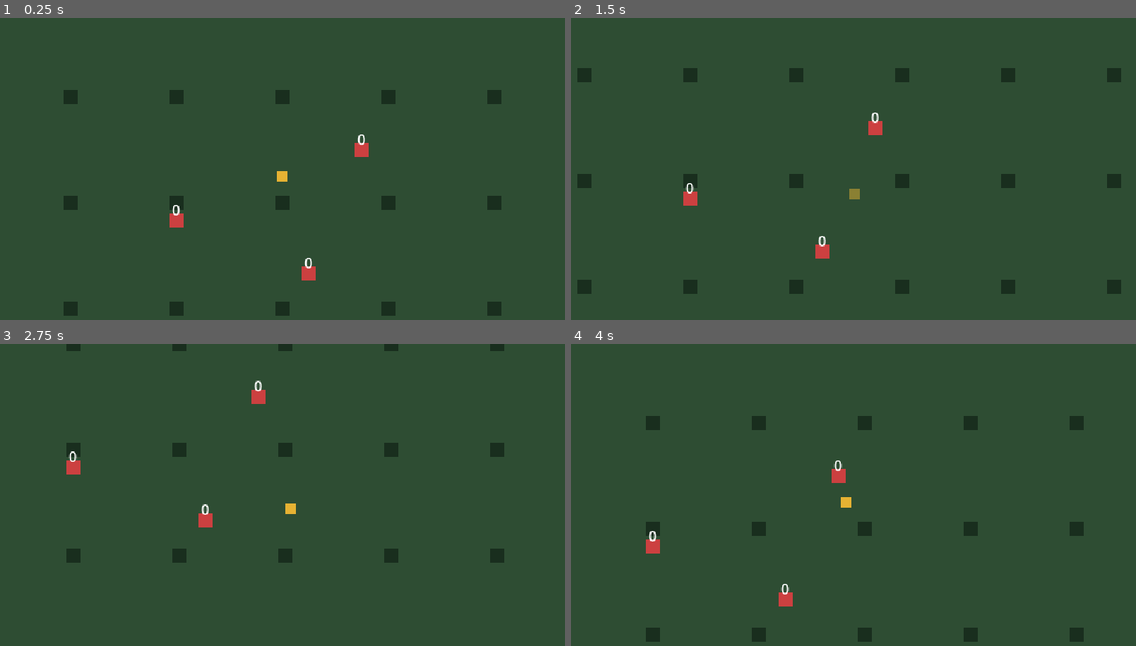
Above: before the commit, frames 1-4 (two rows, left to right).
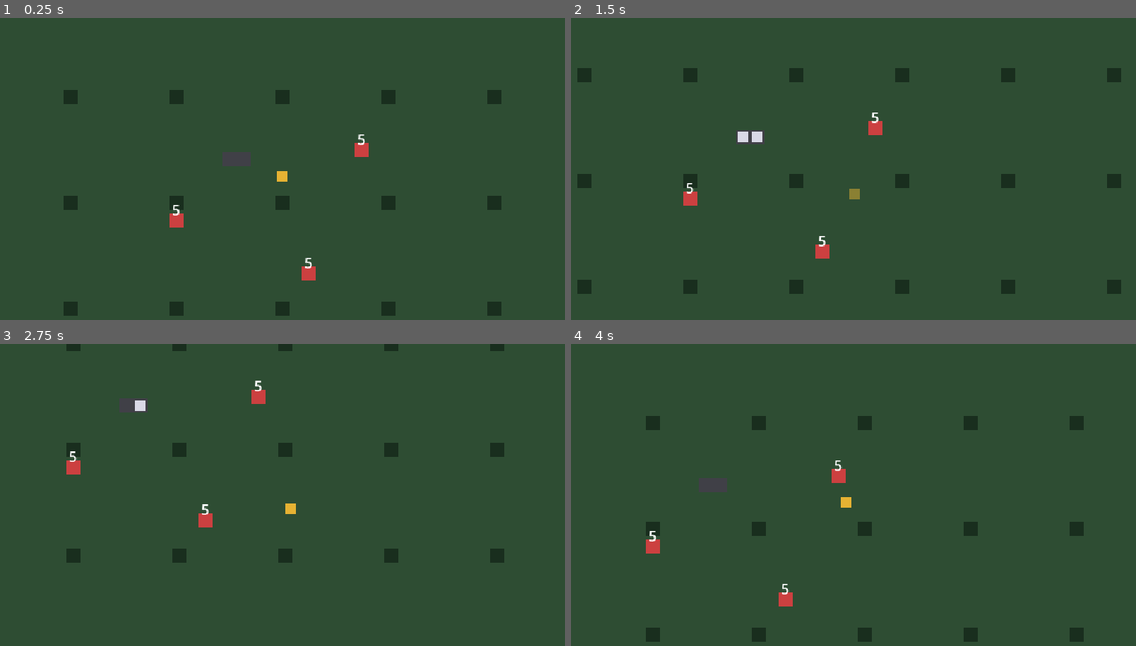
Above: after the commit, the same moments.

Repository: Fabiann1809/isla-espejo
Game: Godot game, scene res://scenes/levels/test_room.tscn
Two runs of this game, one before a commit and one after it. Both use one fixed random seed, a clock stepped at 60 frames per second and the inputs below.
Inputs (mouse positions are in pixels of both pictures, inside the frame that each line leads up to):
- Up to frame 1 (0.25 s): no input
- Up to frame 2 (1.5 s): tap Enter at 0.5 s; move the mouse to (977, 159) at 0.52 s; hold D (move_right) 0.53-1.28 s; tap J (attack) at 0.6 s; click (977, 159) at 0.67 s; tap Space (dash) at 0.8, 1.35 s; move the mouse to (740, 193) at 1.27 s; hold S (move_down) from 1.28 s (still down)
- Up to frame 3 (2.75 s): tap J (attack) at 1.55, 2.1 s; move the mouse to (339, 431) at 2.02 s; release S (move_down) at 2.03 s; hold D (move_right) from 2.03 s (still down); tap Space (dash) at 2.3 s
- Up to frame 4 (4 s): move the mouse to (825, 567) at 2.77 s; release D (move_right) at 2.78 s; hold W (move_up) 2.78-3.53 s; tap Space (dash) at 2.85, 3.8 s; click (825, 567) at 2.92 s; tap J (attack) at 3.05, 3.6 s; move the mouse to (1023, 549) at 3.52 s; hold A (move_left) from 3.53 s (still down)

The runs differ from the first frame. In frame 1, less than 0.1% of the frame differs, in the area x 30-65%, y 38-83%; in frame 2, 0.2%, in the area x 20-55%, y 31-76%; in frame 3, 0.1%; in frame 4, less than 0.1%.

Commit message:
feat(combat): add health, hitbox/hurtbox components, event bus and HUD

Diff:
--- a/project.godot
+++ b/project.godot
@@ -21,6 +21,10 @@
 2d_physics/layer_3="enemy"
 2d_physics/layer_4="player_attack"
 2d_physics/layer_5="enemy_attack"
+
+[autoload]
+
+Events="*res://scripts/core/events.gd"
 
 [display]
 
--- a/scenes/enemies/training_dummy.tscn
+++ b/scenes/enemies/training_dummy.tscn
@@ -1,14 +1,24 @@
-[gd_scene load_steps=3 format=3]
+[gd_scene load_steps=6 format=3]
 
 [ext_resource type="Script" path="res://scripts/enemies/training_dummy.gd" id="1"]
+[ext_resource type="Script" path="res://scripts/components/hurtbox.gd" id="2"]
+[ext_resource type="Script" path="res://scripts/components/health_component.gd" id="3"]
 
 [sub_resource type="RectangleShape2D" id="1"]
 size = Vector2(16, 16)
 
-[node name="TrainingDummy" type="StaticBody2D"]
+[sub_resource type="RectangleShape2D" id="2"]
+size = Vector2(18, 18)
+
+[node name="TrainingDummy" type="CharacterBody2D"]
 collision_layer = 4
-collision_mask = 0
+collision_mask = 1
+motion_mode = 1
 script = ExtResource("1")
+
+[node name="HealthComponent" type="Node" parent="."]
+script = ExtResource("3")
+max_health = 5
 
 [node name="Body" type="ColorRect" parent="."]
 offset_left = -8.0
@@ -20,10 +30,18 @@
 [node name="CollisionShape2D" type="CollisionShape2D" parent="."]
 shape = SubResource("1")
 
+[node name="Hurtbox" type="Area2D" parent="."]
+collision_layer = 4
+collision_mask = 0
+script = ExtResource("2")
+
+[node name="CollisionShape2D" type="CollisionShape2D" parent="Hurtbox"]
+shape = SubResource("2")
+
 [node name="Label" type="Label" parent="."]
 offset_left = -8.0
 offset_top = -24.0
 offset_right = 8.0
 offset_bottom = -8.0
-text = "0"
+text = "5"
 horizontal_alignment = 1
--- a/scenes/levels/test_room.tscn
+++ b/scenes/levels/test_room.tscn
@@ -1,8 +1,11 @@
-[gd_scene load_steps=7 format=3]
+[gd_scene load_steps=9 format=3]
 
 [ext_resource type="PackedScene" path="res://scenes/player/player.tscn" id="1"]
 [ext_resource type="Script" path="res://scripts/world/test_room.gd" id="2"]
 [ext_resource type="PackedScene" path="res://scenes/enemies/training_dummy.tscn" id="3"]
+
+[ext_resource type="PackedScene" path="res://scenes/world/spike_trap.tscn" id="4"]
+[ext_resource type="PackedScene" path="res://scenes/ui/hud.tscn" id="5"]
 
 [sub_resource type="RectangleShape2D" id="1"]
 size = Vector2(976, 16)
@@ -53,4 +56,13 @@
 [node name="Dummy3" parent="." instance=ExtResource("3")]
 position = Vector2(30, 110)
 
+[node name="Trap1" parent="." instance=ExtResource("4")]
+position = Vector2(-60, -20)
+
+[node name="Trap2" parent="." instance=ExtResource("4")]
+position = Vector2(-44, -20)
+retracted_time = 1.0
+
 [node name="Player" parent="." instance=ExtResource("1")]
+
+[node name="Hud" parent="." instance=ExtResource("5")]
--- a/scenes/player/player.tscn
+++ b/scenes/player/player.tscn
@@ -1,6 +1,9 @@
-[gd_scene load_steps=4 format=3]
+[gd_scene load_steps=9 format=3]
 
 [ext_resource type="Script" path="res://scripts/player/player.gd" id="1"]
+[ext_resource type="Script" path="res://scripts/components/hitbox.gd" id="2"]
+[ext_resource type="Script" path="res://scripts/components/hurtbox.gd" id="3"]
+[ext_resource type="Script" path="res://scripts/components/health_component.gd" id="4"]
 
 [sub_resource type="RectangleShape2D" id="1"]
 size = Vector2(12, 12)
@@ -8,10 +11,17 @@
 [sub_resource type="RectangleShape2D" id="2"]
 size = Vector2(22, 18)
 
+[sub_resource type="RectangleShape2D" id="3"]
+size = Vector2(12, 12)
+
 [node name="Player" type="CharacterBody2D"]
 collision_layer = 2
-collision_mask = 1
+collision_mask = 5
 script = ExtResource("1")
+
+[node name="HealthComponent" type="Node" parent="."]
+script = ExtResource("4")
+max_health = 5
 
 [node name="Placeholder" type="ColorRect" parent="."]
 offset_left = -6.0
@@ -22,6 +32,14 @@
 
 [node name="CollisionShape2D" type="CollisionShape2D" parent="."]
 shape = SubResource("1")
+
+[node name="Hurtbox" type="Area2D" parent="."]
+collision_layer = 2
+collision_mask = 0
+script = ExtResource("3")
+
+[node name="CollisionShape2D" type="CollisionShape2D" parent="Hurtbox"]
+shape = SubResource("3")
 
 [node name="AttackPivot" type="Node2D" parent="."]
 
@@ -36,7 +54,7 @@
 [node name="Hitbox" type="Area2D" parent="AttackPivot"]
 collision_layer = 8
 collision_mask = 4
-monitoring = false
+script = ExtResource("2")
 
 [node name="CollisionShape2D" type="CollisionShape2D" parent="AttackPivot/Hitbox"]
 position = Vector2(17, 0)
--- /dev/null
+++ b/scenes/ui/hud.tscn
@@ -0,0 +1,29 @@
+[gd_scene load_steps=2 format=3]
+
+[ext_resource type="Script" path="res://scripts/ui/hud.gd" id="1"]
+
+[node name="Hud" type="CanvasLayer"]
+script = ExtResource("1")
+
+[node name="Margin" type="MarginContainer" parent="."]
+offset_right = 200.0
+offset_bottom = 30.0
+theme_override_constants/margin_left = 8
+theme_override_constants/margin_top = 8
+
+[node name="Hearts" type="HBoxContainer" parent="Margin"]
+layout_mode = 2
+theme_override_constants/separation = 3
+
+[node name="Message" type="Label" parent="."]
+anchors_preset = 8
+anchor_left = 0.5
+anchor_top = 0.5
+anchor_right = 0.5
+anchor_bottom = 0.5
+offset_left = -150.0
+offset_top = -12.0
+offset_right = 150.0
+offset_bottom = 12.0
+horizontal_alignment = 1
+vertical_alignment = 1
--- /dev/null
+++ b/scenes/world/spike_trap.tscn
@@ -0,0 +1,32 @@
+[gd_scene load_steps=4 format=3]
+
+[ext_resource type="Script" path="res://scripts/world/spike_trap.gd" id="1"]
+[ext_resource type="Script" path="res://scripts/components/hitbox.gd" id="2"]
+
+[sub_resource type="RectangleShape2D" id="1"]
+size = Vector2(16, 16)
+
+[node name="SpikeTrap" type="Node2D"]
+script = ExtResource("1")
+
+[node name="Base" type="ColorRect" parent="."]
+offset_left = -8.0
+offset_top = -8.0
+offset_right = 8.0
+offset_bottom = 8.0
+color = Color(0.25, 0.25, 0.28, 1)
+
+[node name="Spikes" type="ColorRect" parent="."]
+offset_left = -6.0
+offset_top = -6.0
+offset_right = 6.0
+offset_bottom = 6.0
+color = Color(0.85, 0.85, 0.9, 1)
+
+[node name="Hitbox" type="Area2D" parent="."]
+collision_layer = 16
+collision_mask = 2
+script = ExtResource("2")
+
+[node name="CollisionShape2D" type="CollisionShape2D" parent="Hitbox"]
+shape = SubResource("1")
--- /dev/null
+++ b/scripts/components/health_component.gd
@@ -0,0 +1,38 @@
+class_name HealthComponent
+extends Node
+## Reusable health for the player and enemies. Does not decide what happens on damage or death;
+## the owner connects to `damaged` and `died`.
+
+signal changed(current: int, maximum: int)
+signal damaged(amount: int, from_position: Vector2)
+signal died
+
+@export var max_health := 3
+
+var current: int
+
+
+func _ready() -> void:
+	current = max_health
+	changed.emit(current, max_health)
+
+
+func take_damage(amount: int, from_position := Vector2.ZERO) -> void:
+	if is_dead() or amount <= 0:
+		return
+	current = maxi(current - amount, 0)
+	damaged.emit(amount, from_position)
+	changed.emit(current, max_health)
+	if current == 0:
+		died.emit()
+
+
+func heal(amount: int) -> void:
+	if is_dead() or amount <= 0:
+		return
+	current = mini(current + amount, max_health)
+	changed.emit(current, max_health)
+
+
+func is_dead() -> bool:
+	return current <= 0
--- /dev/null
+++ b/scripts/components/hitbox.gd
@@ -0,0 +1,41 @@
+class_name Hitbox
+extends Area2D
+## Area that deals damage to every Hurtbox it overlaps while active, once per activation.
+## Its collision mask decides who it can hurt (player attacks mask the enemy layer and vice versa).
+
+signal hit_landed(hurtbox: Hurtbox)
+
+@export var damage := 1
+
+var _already_hit: Array[Hurtbox] = []
+
+
+func _ready() -> void:
+	monitoring = false
+
+
+func activate() -> void:
+	_already_hit.clear()
+	monitoring = true
+
+
+func deactivate() -> void:
+	monitoring = false
+
+
+func _physics_process(_delta: float) -> void:
+	if not monitoring:
+		return
+	for area in get_overlapping_areas():
+		var hurtbox := area as Hurtbox
+		if hurtbox == null or hurtbox in _already_hit:
+			continue
+		if hurtbox.receive_hit(damage, _source_position()):
+			_already_hit.append(hurtbox)
+			hit_landed.emit(hurtbox)
+
+
+## Knockback is computed from the root of the scene that owns this hitbox.
+func _source_position() -> Vector2:
+	var source := owner as Node2D
+	return source.global_position if source != null else global_position
--- /dev/null
+++ b/scripts/components/hurtbox.gd
@@ -0,0 +1,21 @@
+class_name Hurtbox
+extends Area2D
+## Area that can receive damage. Put it on the "player" or "enemy" collision layer
+## (never both) and connect to `hit` from the owner.
+
+signal hit(damage: int, from_position: Vector2)
+
+## Optional callable returning true while the owner cannot be damaged (i-frames).
+var invulnerability_check := Callable()
+
+
+func _ready() -> void:
+	monitoring = false
+
+
+## Returns true if the hit was accepted.
+func receive_hit(damage: int, from_position: Vector2) -> bool:
+	if invulnerability_check.is_valid() and invulnerability_check.call():
+		return false
+	hit.emit(damage, from_position)
+	return true
--- /dev/null
+++ b/scripts/core/events.gd
@@ -0,0 +1,15 @@
+extends Node
+## Global event bus (autoload "Events"). Gameplay code emits, other systems listen.
+## The adaptive AI and the HUD only read from here, never from combat code directly.
+
+# Player
+signal player_attacked(direction: Vector2)
+signal player_dashed(direction: Vector2)
+signal player_hit_enemy(enemy: Node, damage: int)
+signal player_damaged(amount: int, source_position: Vector2)
+signal player_health_changed(current: int, maximum: int)
+signal player_died
+
+# Enemies
+signal enemy_damaged(enemy: Node, amount: int)
+signal enemy_killed(enemy: Node)
--- a/scripts/enemies/training_dummy.gd
+++ b/scripts/enemies/training_dummy.gd
@@ -1,15 +1,41 @@
-extends StaticBody2D
-## Test target for the player's attack. Replaced by real enemies with health in the next task.
+extends CharacterBody2D
+## Test target with health and knockback. Real enemies (next task) follow the same pattern.
+
+@export var knockback_speed := 160.0
+@export var knockback_decay := 600.0
 
 var hits := 0
 
+@onready var health: HealthComponent = $HealthComponent
+@onready var _hurtbox: Hurtbox = $Hurtbox
 @onready var _body: ColorRect = $Body
 @onready var _label: Label = $Label
+@onready var _base_color := _body.color
 
 
-func take_hit(_damage: int, _from_position: Vector2) -> void:
+func _ready() -> void:
+	_hurtbox.hit.connect(_on_hit)
+	health.died.connect(_on_died)
+	health.changed.connect(func(current: int, _maximum: int) -> void: _label.text = str(current))
+	_label.text = str(health.max_health)
+
+
+func _physics_process(delta: float) -> void:
+	velocity = velocity.move_toward(Vector2.ZERO, knockback_decay * delta)
+	move_and_slide()
+
+
+func _on_hit(damage: int, from_position: Vector2) -> void:
 	hits += 1
-	_label.text = str(hits)
+	Events.enemy_damaged.emit(self, damage)
+	health.take_damage(damage, from_position)
+	if health.is_dead():
+		return
+	velocity = (global_position - from_position).normalized() * knockback_speed
 	_body.color = Color.WHITE
-	await get_tree().create_timer(0.08).timeout
-	_body.color = Color(0.8, 0.25, 0.25)
+	create_tween().tween_property(_body, "color", _base_color, 0.12)
+
+
+func _on_died() -> void:
+	Events.enemy_killed.emit(self)
+	queue_free()
--- a/scripts/player/player.gd
+++ b/scripts/player/player.gd
@@ -1,7 +1,7 @@
 extends CharacterBody2D
-## Nico: 8-direction movement, dash with i-frames and a sword attack.
-## Behaviour is a small state machine (see State). Health and damage arrive in the next task;
-## `hurt()` and `die()` already exist so other systems can drive those states.
+## Nico: 8-direction movement, dash with i-frames, sword attack, health and death.
+## Behaviour is a small state machine (see State). Damage arrives through the Hurtbox;
+## combat events are published on the Events bus for the adaptive AI.
 
 signal dashed(direction: Vector2)
 signal attacked(direction: Vector2)
@@ -26,6 +26,8 @@
 @export_group("Hurt")
 @export var hurt_time := 0.25
 @export var knockback_speed := 140.0
+## Invulnerability after taking a hit (includes the hurt state).
+@export var hit_invulnerability_time := 0.8
 
 var state: State = State.IDLE
 var facing := Vector2.DOWN
@@ -33,24 +35,34 @@
 var _state_time_left := 0.0
 var _dash_cooldown_left := 0.0
 var _attack_cooldown_left := 0.0
+var _invulnerable_left := 0.0
 var _move_dir := Vector2.ZERO
 var _action_dir := Vector2.ZERO
-var _hit_this_swing: Array[Node] = []
-
+
+@onready var health: HealthComponent = $HealthComponent
+@onready var _hurtbox: Hurtbox = $Hurtbox
 @onready var _body: ColorRect = $Placeholder
 @onready var _attack_pivot: Node2D = $AttackPivot
-@onready var _hitbox: Area2D = $AttackPivot/Hitbox
+@onready var _hitbox: Hitbox = $AttackPivot/Hitbox
 @onready var _slash: ColorRect = $AttackPivot/Slash
 @onready var _camera: Camera2D = $Camera2D
 
 
 func _ready() -> void:
+	_hurtbox.invulnerability_check = is_invulnerable
+	_hurtbox.hit.connect(_on_hurtbox_hit)
+	_hitbox.hit_landed.connect(_on_hitbox_hit_landed)
+	health.changed.connect(func(current: int, maximum: int) -> void:
+		Events.player_health_changed.emit(current, maximum))
+	health.died.connect(die)
 	_set_attack_active(false)
+	Events.player_health_changed.emit(health.current, health.max_health)
 
 
 func _physics_process(delta: float) -> void:
 	_dash_cooldown_left = maxf(_dash_cooldown_left - delta, 0.0)
 	_attack_cooldown_left = maxf(_attack_cooldown_left - delta, 0.0)
+	_invulnerable_left = maxf(_invulnerable_left - delta, 0.0)
 
 	_move_dir = Input.get_vector("move_left", "move_right", "move_up", "move_down")
 	if _move_dir != Vector2.ZERO and state in [State.IDLE, State.MOVE]:
@@ -72,9 +84,9 @@
 	_update_visuals()
 
 
-## True while the player cannot be damaged (dash i-frames).
+## True while the player cannot be damaged (dash i-frames, after a hit, or dead).
 func is_invulnerable() -> bool:
-	return state == State.DASH or state == State.DEAD
+	return state == State.DASH or state == State.DEAD or _invulnerable_left > 0.0
 
 
 ## Limits the camera to a rectangle in world coordinates (usually the level bounds).
@@ -87,16 +99,33 @@
 
 ## Puts the player in the hurt state and pushes it away from `from_position`.
 func hurt(from_position: Vector2) -> void:
-	if is_invulnerable() or state == State.HURT:
+	if is_invulnerable():
 		return
 	_set_attack_active(false)
 	_action_dir = (global_position - from_position).normalized()
+	_invulnerable_left = hit_invulnerability_time
 	_enter_state(State.HURT, hurt_time)
 
 
 func die() -> void:
+	if state == State.DEAD:
+		return
 	_set_attack_active(false)
 	_enter_state(State.DEAD, 0.0)
+	Events.player_died.emit()
+
+
+func _on_hurtbox_hit(damage: int, from_position: Vector2) -> void:
+	health.take_damage(damage, from_position)
+	Events.player_damaged.emit(damage, from_position)
+	if not health.is_dead():
+		hurt(from_position)
+
+
+func _on_hitbox_hit_landed(hurtbox: Hurtbox) -> void:
+	var target: Node = hurtbox.owner
+	attack_hit.emit(target)
+	Events.player_hit_enemy.emit(target, attack_damage)
 
 
 func _process_free(_delta: float) -> void:
@@ -114,6 +143,7 @@
 	_dash_cooldown_left = dash_cooldown
 	_enter_state(State.DASH, dash_time)
 	dashed.emit(_action_dir)
+	Events.player_dashed.emit(_action_dir)
 
 
 func _process_dash(delta: float) -> void:
@@ -126,30 +156,20 @@
 func _start_attack() -> void:
 	_action_dir = facing
 	_attack_cooldown_left = attack_cooldown
-	_hit_this_swing.clear()
 	_attack_pivot.rotation = _action_dir.angle()
+	_hitbox.damage = attack_damage
 	_set_attack_active(true)
 	_enter_state(State.ATTACK, attack_time)
 	attacked.emit(_action_dir)
+	Events.player_attacked.emit(_action_dir)
 
 
 func _process_attack(delta: float) -> void:
 	velocity = _move_dir * speed * attack_move_factor
-	_check_attack_hits()
 	_state_time_left -= delta
 	if _state_time_left <= 0.0:
 		_set_attack_active(false)
 		_enter_state(State.IDLE, 0.0)
-
-
-func _check_attack_hits() -> void:
-	for target in _hitbox.get_overlapping_bodies():
-		if target in _hit_this_swing:
-			continue
-		_hit_this_swing.append(target)
-		if target.has_method("take_hit"):
-			target.take_hit(attack_damage, global_position)
-		attack_hit.emit(target)
 
 
 func _process_hurt(delta: float) -> void:
@@ -165,7 +185,10 @@
 
 
 func _set_attack_active(active: bool) -> void:
-	_hitbox.monitoring = active
+	if active:
+		_hitbox.activate()
+	else:
+		_hitbox.deactivate()
 	_slash.visible = active
 
 
@@ -178,4 +201,5 @@
 		State.DEAD:
 			_body.modulate = Color(0.3, 0.3, 0.3, 1)
 		_:
-			_body.modulate = Color.WHITE
+			var blink := _invulnerable_left > 0.0 and int(_invulnerable_left * 20.0) % 2 == 0
+			_body.modulate = Color(1, 1, 1, 0.4) if blink else Color.WHITE
--- /dev/null
+++ b/scripts/ui/hud.gd
@@ -0,0 +1,29 @@
+extends CanvasLayer
+## In-game HUD. Reads state from the Events bus only. Placeholder art (colored squares).
+
+const HEART_SIZE := Vector2(10, 10)
+const HEART_FULL := Color(0.85, 0.2, 0.25)
+const HEART_EMPTY := Color(0.25, 0.1, 0.12)
+
+@onready var _hearts: HBoxContainer = $Margin/Hearts
+@onready var _message: Label = $Message
+
+
+func _ready() -> void:
+	Events.player_health_changed.connect(_on_player_health_changed)
+	_message.hide()
+
+
+func show_message(text: String) -> void:
+	_message.text = text
+	_message.show()
+
+
+func _on_player_health_changed(current: int, maximum: int) -> void:
+	for child in _hearts.get_children():
+		child.queue_free()
+	for i in maximum:
+		var heart := ColorRect.new()
+		heart.custom_minimum_size = HEART_SIZE
+		heart.color = HEART_FULL if i < current else HEART_EMPTY
+		_hearts.add_child(heart)
--- /dev/null
+++ b/scripts/world/spike_trap.gd
@@ -0,0 +1,36 @@
+extends Node2D
+## Floor trap: cycles between retracted and extended. Extended spikes hurt the player.
+## Reused later for the Templo del Eclipse traps.
+
+@export var retracted_time := 1.4
+@export var extended_time := 0.5
+@export var damage := 1
+
+var _active := false
+var _time := 0.0
+
+@onready var _hitbox: Hitbox = $Hitbox
+@onready var _spikes: ColorRect = $Spikes
+
+
+func _ready() -> void:
+	_hitbox.damage = damage
+	_set_active(false)
+
+
+func _physics_process(delta: float) -> void:
+	_time += delta
+	if _active and _time >= extended_time:
+		_set_active(false)
+	elif not _active and _time >= retracted_time:
+		_set_active(true)
+
+
+func _set_active(active: bool) -> void:
+	_active = active
+	_time = 0.0
+	_spikes.visible = active
+	if active:
+		_hitbox.activate()
+	else:
+		_hitbox.deactivate()
--- a/scripts/world/test_room.gd
+++ b/scripts/world/test_room.gd
@@ -5,13 +5,16 @@
 const MARKER_SPACING := 120
 const MARKER_SIZE := 16
 const MARKER_COLOR := Color(0.1, 0.18, 0.12)
+const RESTART_DELAY := 1.5
 
 @onready var _player: Node = $Player
+@onready var _hud: Node = $Hud
 
 
 func _ready() -> void:
 	_add_markers()
 	_player.set_camera_limits(BOUNDS)
+	Events.player_died.connect(_on_player_died)
 
 
 ## Dark squares on the floor so camera and player movement are easy to see.
@@ -27,3 +30,9 @@
 			marker.size = Vector2(MARKER_SIZE, MARKER_SIZE)
 			marker.position = Vector2(x, y) - marker.size / 2.0
 			markers.add_child(marker)
+
+
+func _on_player_died() -> void:
+	_hud.show_message("Has muerto. Reiniciando...")
+	await get_tree().create_timer(RESTART_DELAY).timeout
+	get_tree().reload_current_scene()
--- a/tests/run_checks.gd
+++ b/tests/run_checks.gd
@@ -6,7 +6,7 @@
 const SKIP_DIRS := [".godot", ".git", "addons", "docs"]
 
 
-func _init() -> void:
+func _initialize() -> void:
 	var failures: Array[String] = []
 	var checked := 0
 	for path in _collect("res://"):
--- /dev/null
+++ b/tests/test_combat.gd
@@ -0,0 +1,111 @@
+extends SceneTree
+## Combat test: health, hurtbox/hitbox, i-frames, traps, enemy death, knockback and the Events bus.
+## Run: godot --headless --path . --script res://tests/test_combat.gd
+
+var _ok := true
+var _log := {"attacked": 0, "hit_enemy": 0, "damaged": 0, "health": 0, "died": 0,
+		"enemy_damaged": 0, "enemy_killed": 0}
+
+
+func _initialize() -> void:
+	var events: Node = root.get_node("Events")
+	events.player_attacked.connect(func(_d: Vector2) -> void: _log.attacked += 1)
+	events.player_hit_enemy.connect(func(_e: Node, _dmg: int) -> void: _log.hit_enemy += 1)
+	events.player_damaged.connect(func(_a: int, _p: Vector2) -> void: _log.damaged += 1)
+	events.player_health_changed.connect(func(_c: int, _m: int) -> void: _log.health += 1)
+	events.player_died.connect(func() -> void: _log.died += 1)
+	events.enemy_damaged.connect(func(_e: Node, _a: int) -> void: _log.enemy_damaged += 1)
+	events.enemy_killed.connect(func(_e: Node) -> void: _log.enemy_killed += 1)
+
+	var room: Node = load("res://scenes/levels/test_room.tscn").instantiate()
+	root.add_child(room)
+	await _frames(3)
+
+	var player = room.get_node("Player")
+	var hurtbox: Hurtbox = player.get_node("Hurtbox")
+	var dummy = room.get_node("Dummy3")
+	_check(player.health.current == 5 and player.health.max_health == 5, "player starts with 5 health")
+
+	# --- Player attacks an enemy: events, damage, knockback
+	player.global_position = dummy.global_position - Vector2(20, 0)
+	player.facing = Vector2.RIGHT
+	await _frames(2)
+	var dummy_x: float = dummy.global_position.x
+	await _tap("attack")
+	await _frames(10)
+	_check(_log.attacked == 1, "Events.player_attacked emitted")
+	_check(_log.hit_enemy == 1, "Events.player_hit_enemy emitted")
+	_check(_log.enemy_damaged == 1, "Events.enemy_damaged emitted")
+	_check(dummy.health.current == 4, "enemy lost 1 health (now %d)" % dummy.health.current)
+	_check(dummy.global_position.x > dummy_x, "enemy is knocked back away from the player")
+
+	# --- Enemy dies and is removed
+	for i in 4:
+		dummy.get_node("Hurtbox").receive_hit(1, Vector2.ZERO)
+	await _frames(2)
+	_check(_log.enemy_killed == 1, "Events.enemy_killed emitted")
+	_check(not is_instance_valid(dummy), "dead enemy is removed from the scene")
+
+	# --- Player takes damage: health, hurt state, i-frames, events
+	player.global_position = Vector2(300, 200)
+	await _frames(2)
+	_check(hurtbox.receive_hit(1, player.global_position - Vector2(10, 0)), "hurtbox accepts a hit")
+	_check(player.health.current == 4, "player health drops to 4")
+	_check(player.state == player.State.HURT, "player enters HURT state")
+	_check(_log.damaged == 1, "Events.player_damaged emitted")
+	_check(not hurtbox.receive_hit(1, Vector2.ZERO), "hurtbox rejects hits during i-frames")
+	_check(player.health.current == 4, "i-frames prevent extra damage")
+	await _frames(60)
+	_check(hurtbox.receive_hit(1, Vector2.ZERO), "hurtbox accepts hits again after i-frames")
+	_check(player.health.current == 3, "player health drops to 3")
+	_check(_log.health >= 3, "Events.player_health_changed emitted on each change")
+
+	# --- Dash i-frames block damage
+	await _frames(60)
+	player.facing = Vector2.RIGHT
+	await _tap("dash")
+	_check(not hurtbox.receive_hit(1, Vector2.ZERO), "dash i-frames block damage")
+	await _frames(70)
+
+	# --- A trap hurts the player
+	var before: int = player.health.current
+	player.global_position = room.get_node("Trap1").global_position
+	await _frames(130)
+	_check(player.health.current < before, "spike trap damages the player (%d -> %d)" % [before, player.health.current])
+
+	# --- Death
+	player.global_position = Vector2(300, 200)
+	await _frames(70)
+	var remaining: int = player.health.current
+	player.health.take_damage(remaining - 1)
+	await _frames(60)
+	_check(hurtbox.receive_hit(1, Vector2.ZERO), "last hit is accepted")
+	_check(player.state == player.State.DEAD, "player dies at 0 health")
+	_check(_log.died == 1, "Events.player_died emitted once")
+	_check(not hurtbox.receive_hit(1, Vector2.ZERO), "dead player cannot be hit")
+
+	print("RESULT: ", "OK" if _ok else "FAILED")
+	quit(0 if _ok else 1)
+
+
+func _check(condition: bool, message: String) -> void:
+	print(("PASS " if condition else "FAIL ") + message)
+	if not condition:
+		_ok = false
+
+
+func _frames(count: int) -> void:
+	for i in count:
+		await physics_frame
+
+
+func _tap(action: String) -> void:
+	var press := InputEventAction.new()
+	press.action = action
+	press.pressed = true
+	Input.parse_input_event(press)
+	await _frames(3)
+	var release := InputEventAction.new()
+	release.action = action
+	release.pressed = false
+	Input.parse_input_event(release)
--- a/tests/test_player.gd
+++ b/tests/test_player.gd
@@ -24,10 +24,12 @@
 	await _frames(30)
 	_check(player.state == player.State.IDLE, "returns to idle after the swing")
 
+	_reset_dummy(dummy, player)
 	await _tap("attack")
 	await _frames(30)
 	_check(dummy.hits == 2, "second swing after cooldown hits (hits=%d)" % dummy.hits)
 
+	_reset_dummy(dummy, player)
 	player.facing = Vector2.LEFT
 	await _frames(30)
 	await _tap("attack")
@@ -56,6 +58,12 @@
 	quit(0 if _ok else 1)
 
 
+## The dummy is knocked back by every hit; put it back in front of the player.
+func _reset_dummy(dummy: Node2D, player: Node2D) -> void:
+	dummy.global_position = player.global_position + Vector2(20, 0)
+	dummy.velocity = Vector2.ZERO
+
+
 func _check(condition: bool, message: String) -> void:
 	print(("PASS " if condition else "FAIL ") + message)
 	if not condition:
@@ -72,7 +80,7 @@
 	press.action = action
 	press.pressed = true
 	Input.parse_input_event(press)
-	await _frames(2)
+	await _frames(3)
 	var release := InputEventAction.new()
 	release.action = action
 	release.pressed = false
Not shown, added: scripts/components/health_component.gd.uid
Not shown, added: scripts/components/hitbox.gd.uid
Not shown, added: scripts/components/hurtbox.gd.uid
Not shown, added: scripts/core/events.gd.uid
Not shown, added: scripts/ui/hud.gd.uid
Not shown, added: scripts/world/spike_trap.gd.uid
Not shown, added: tests/test_combat.gd.uid
Not shown, added: tests/test_player.gd.uid
Not shown, changed: .github/workflows/ci.yml
Not shown, changed: CLAUDE.md
Not shown, changed: docs/TAREAS.md
